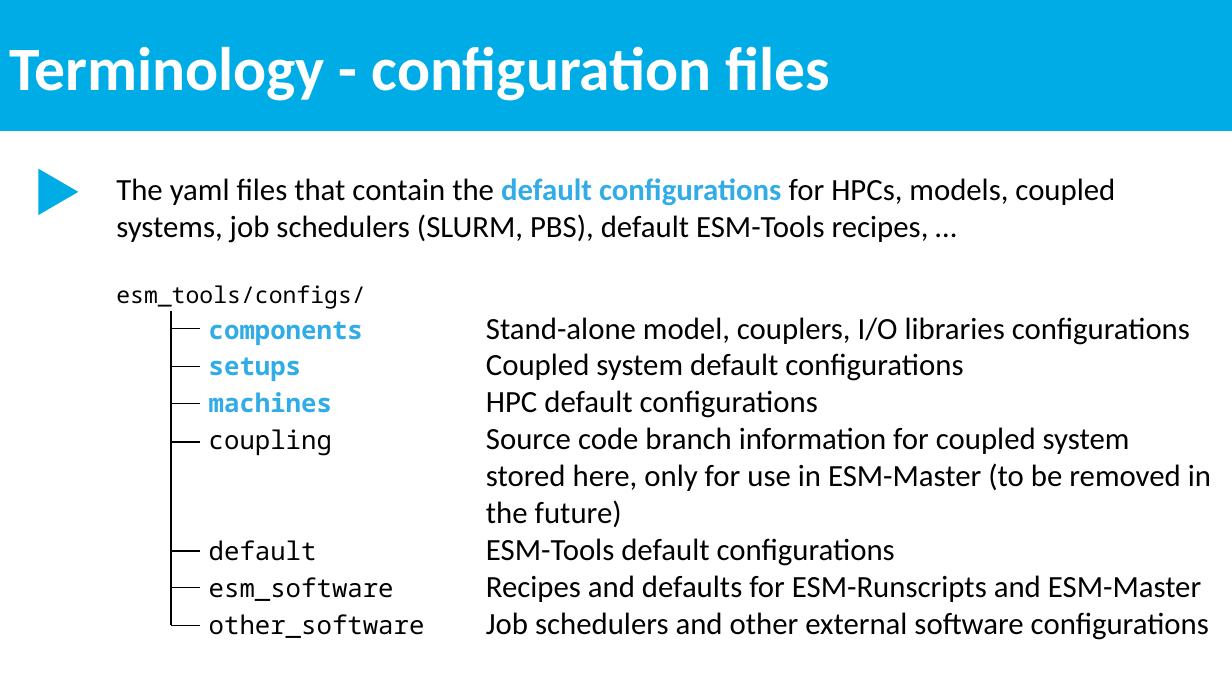
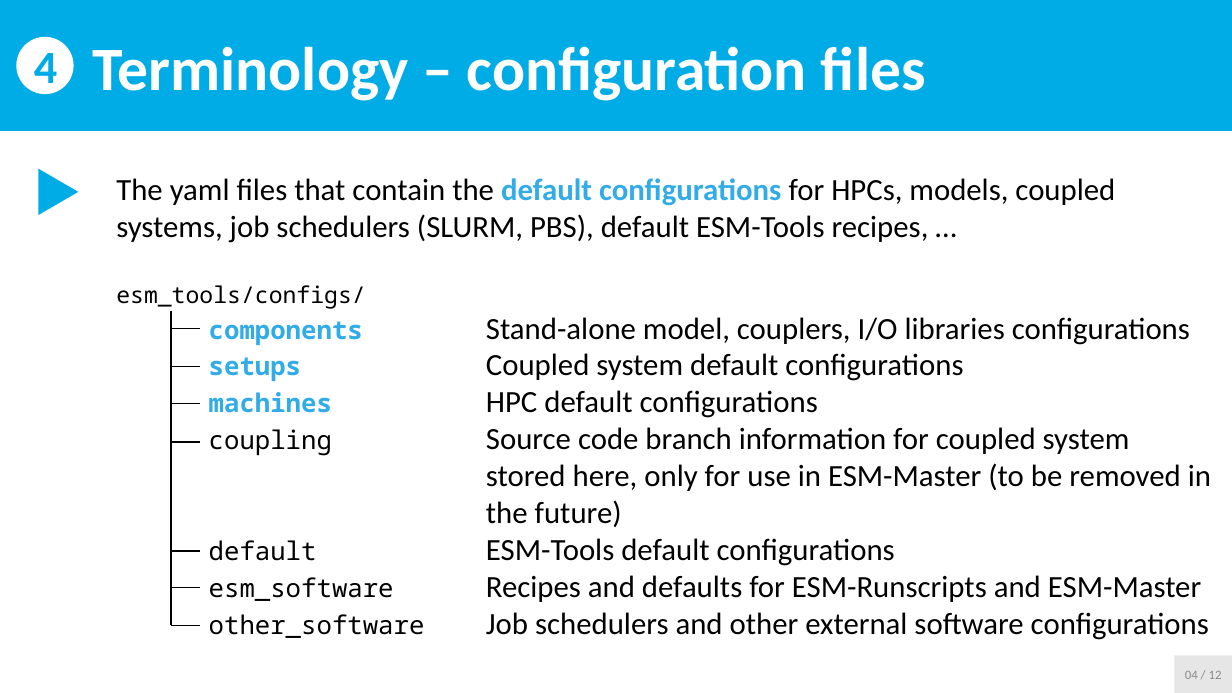
Before and after one commit to esm-tools/workshops, a slide deck: slide 4 of PalMod2022/docs/4_ESM-Tools terminology.pptx (slide 3 before the commit). Drawn at 1232x693 pixels with LibreOffice and Linux fonts; fonts in the diff are those of the drawing. Boxes give left, top, right and bottom in pixels: in the first picture for what was removed or moved away, otherwise in the second. Text is boxed around its words. In the diff, an @@ line names an element or a change of style, - is before the commit and + after.

Commit message:
terminology finished

```diff
--- a/PalMod2022/docs/4_ESM-Tools terminology.pptx
+++ b/PalMod2022/docs/4_ESM-Tools terminology.pptx
@@ ellipse added at bbox=[17, 37, 74, 94], fill #FFFFFF, 36 pt, text #00ACE6, bold @@
+4
@@ text in rectangle at bbox=[93, 46, 926, 101]: text changed @@
-Terminology - configuration files
+Terminology – configuration files
@@ rectangle added at bbox=[1175, 655, 1232, 693], fill #E7E6E6, 10 pt, text #8C8C8C @@
+04 / 12
```
Also in this commit, not shown: 7 other slides changed, 4 slides added, 1 slide removed.
